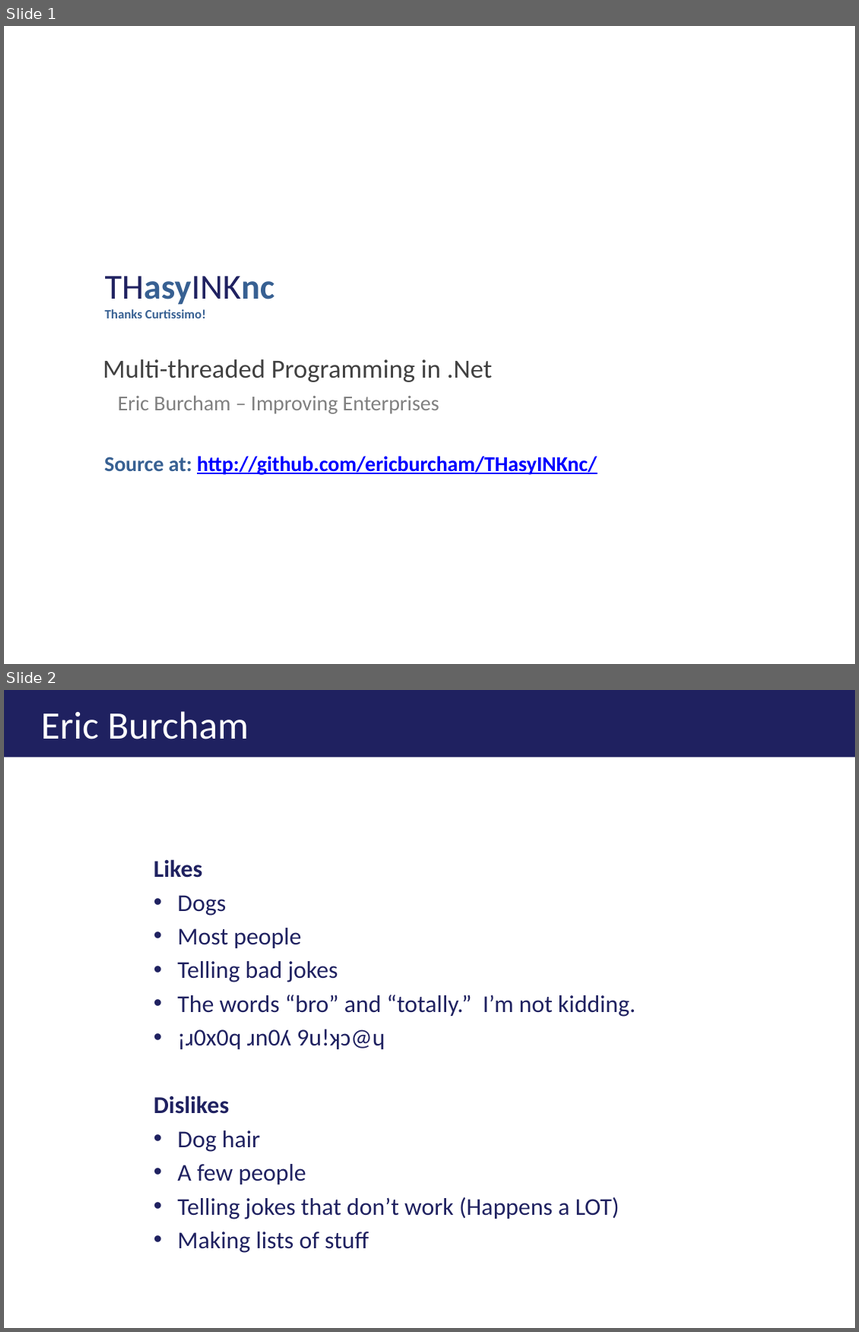
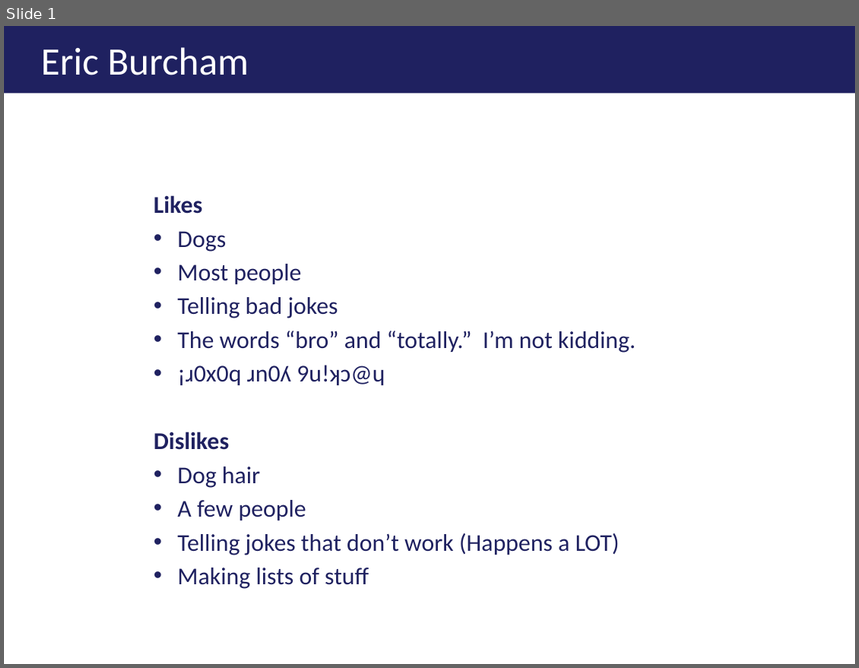
Before and after one commit to ericburcham/THasyINKnc, a slide deck: Presentation/THasINKync - 4x3.pptx. Shown one above the other, each under a label of ours: slides 1 and 2 before the commit, slide 1 after it. The pictures are 859x1332 and 859x668 pixels, drawn with LibreOffice and Linux fonts; fonts in the diff are those of the drawing; background and template pictures are left out. Boxes give left, top, right and bottom in pixels: in the first picture for what was removed or moved away, otherwise in the second. Text is boxed around its words. In the diff, an @@ line names an element or a change of style, - is before the commit and + after.

```diff
--- a/Presentation/THasINKync - 4x3.pptx
+++ b/Presentation/THasINKync - 4x3.pptx
@@ slide 1 removed at [4, 26, 855, 664], background #FFFFFF @@
@@ title removed at [105, 276, 275, 319] @@
-THasyINKnc
-Thanks Curtissimo!
@@ subtitle removed at [103, 360, 493, 382] @@
-Multi-threaded Programming in .Net
@@ text removed at [118, 395, 439, 414] @@
-Eric Burcham – Improving Enterprises
@@ text removed at [104, 456, 597, 475] @@
-Source at: http://github.com/ericburcham/THasyINKnc/
@@ what was slide 2 is now slide 1 @@
```
Also in this commit, not shown: 1 slide changed, 1 slide added, 4 other slides removed, 1 other file.
